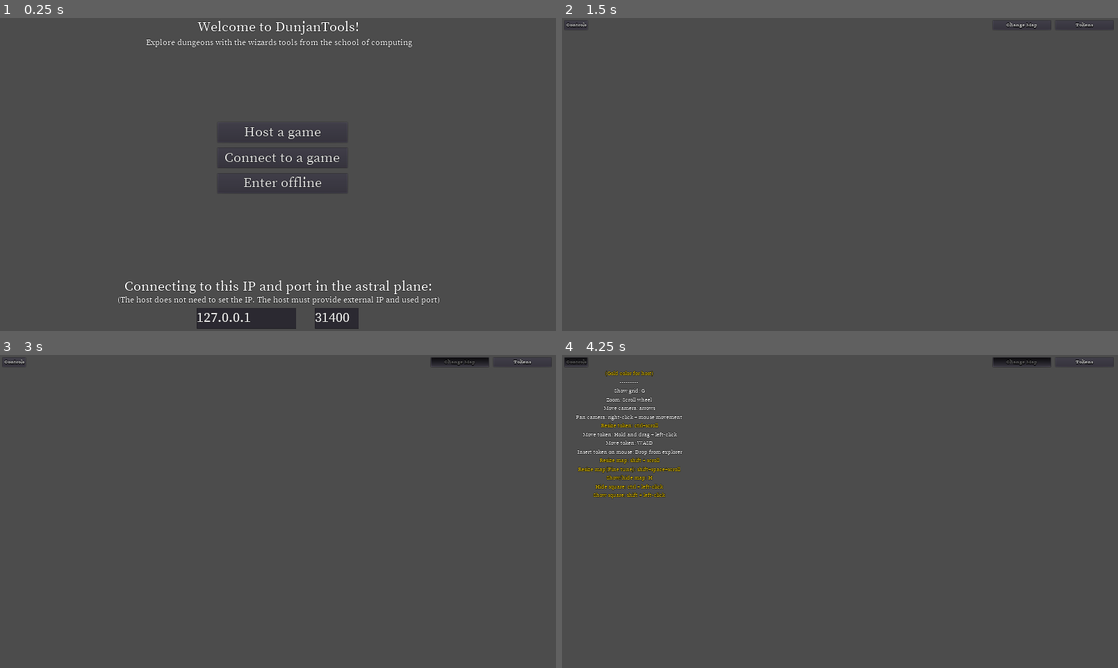
Above: before the commit, frames 1-4 (two rows, left to right).
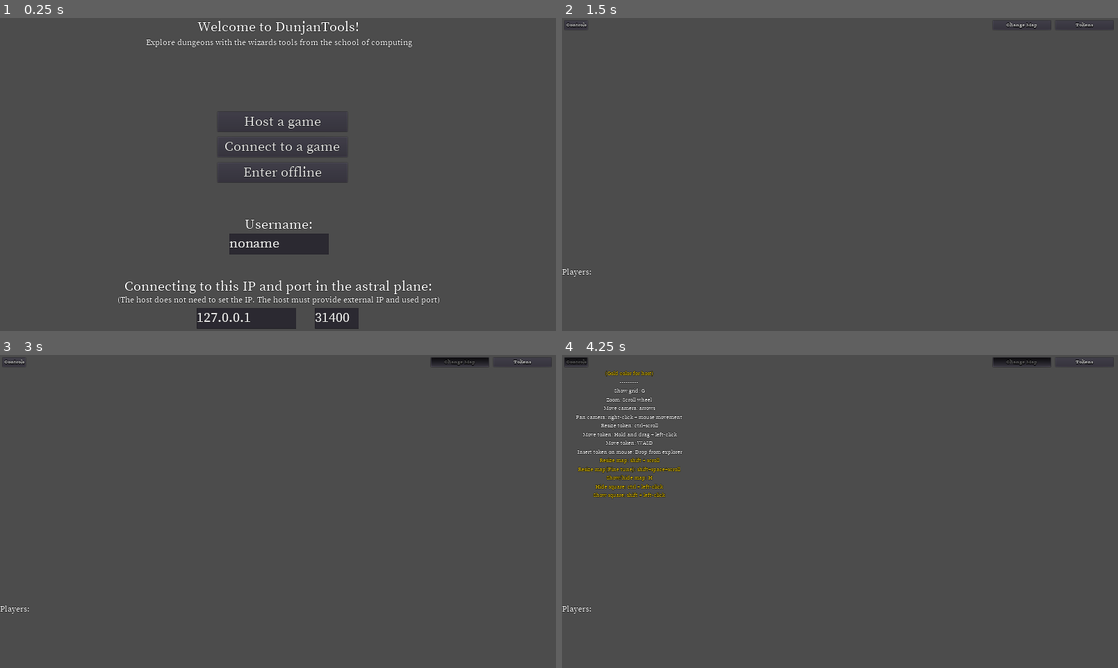
Above: after the commit, the same moments.

Repository: Vargdidan/DunjanTools
Game: Godot game, scene res://GUI/MainMenu.tscn
Two runs of this game, one before a commit and one after it. Both use one fixed random seed, a clock stepped at 60 frames per second and the inputs below.
Inputs:
- Up to frame 1 (0.25 s): no input
- Up to frame 2 (1.5 s): click "Host a game" at 0.5 s; click "Enter offline" at 1.25 s
- Up to frame 3 (3 s): click "Tokens" at 2 s; click "Change Map" at 2.75 s
- Up to frame 4 (4.25 s): click "Controls" at 3.5 s

The runs differ from the first frame. In frame 1, 2.6% of the frame differs, in the area x 40-62%, y 31-76%; in frame 2, less than 0.1%; in frame 3, less than 0.1%; in frame 4, 0.1%.

Commit message:
Major revision

Diff:
--- a/DunjanTools/GUI/Controls.tscn
+++ b/DunjanTools/GUI/Controls.tscn
@@ -112,7 +112,6 @@
 margin_right = 448.0
 margin_bottom = 206.0
 custom_fonts/font = ExtResource( 3 )
-custom_colors/font_color = Color( 0.862745, 0.72549, 0, 1 )
 text = "Resize token: ctrl+scroll"
 align = 1
 
--- a/DunjanTools/GUI/MainMenu.gd
+++ b/DunjanTools/GUI/MainMenu.gd
@@ -16,3 +16,7 @@
 
 func _on_Port_text_changed():
 	ClientVariables.port = int(get_node("UI/Port").get_text())
+
+
+func _on_Username_text_changed():
+	ClientVariables.username = get_node("UI/Username").get_text()
--- a/DunjanTools/GUI/MainMenu.tscn
+++ b/DunjanTools/GUI/MainMenu.tscn
@@ -14,6 +14,18 @@
 margin_bottom = 63.0
 custom_fonts/font = ExtResource( 1 )
 text = "Welcome to DunjanTools!"
+align = 1
+__meta__ = {
+"_edit_use_anchors_": false
+}
+
+[node name="Label5" type="Label" parent="UI"]
+margin_left = 1.67017
+margin_top = 681.434
+margin_right = 1921.67
+margin_bottom = 744.434
+custom_fonts/font = ExtResource( 1 )
+text = "Username:"
 align = 1
 __meta__ = {
 "_edit_use_anchors_": false
@@ -56,9 +68,9 @@
 anchor_right = 1.0
 anchor_bottom = 1.0
 margin_left = 752.0
-margin_top = 360.0
+margin_top = 323.0
 margin_right = -720.0
-margin_bottom = -651.0
+margin_bottom = -688.0
 custom_fonts/font = ExtResource( 1 )
 custom_colors/font_color_hover = Color( 0.862745, 0.72549, 0, 1 )
 text = "Host a game"
@@ -70,9 +82,9 @@
 anchor_right = 1.0
 anchor_bottom = 1.0
 margin_left = 752.0
-margin_top = 448.0
+margin_top = 411.0
 margin_right = -720.0
-margin_bottom = -563.0
+margin_bottom = -600.0
 custom_fonts/font = ExtResource( 1 )
 custom_colors/font_color_hover = Color( 0.862745, 0.72549, 0, 1 )
 text = "Connect to a game"
@@ -84,9 +96,9 @@
 anchor_right = 1.0
 anchor_bottom = 1.0
 margin_left = 752.0
-margin_top = 536.0
+margin_top = 499.0
 margin_right = -720.0
-margin_bottom = -475.0
+margin_bottom = -512.0
 custom_fonts/font = ExtResource( 1 )
 custom_colors/font_color_hover = Color( 0.862745, 0.72549, 0, 1 )
 text = "Enter offline"
@@ -106,6 +118,18 @@
 "_edit_use_anchors_": false
 }
 
+[node name="Username" type="TextEdit" parent="UI"]
+margin_left = 791.902
+margin_top = 744.462
+margin_right = 1135.9
+margin_bottom = 816.462
+custom_fonts/font = ExtResource( 1 )
+text = "noname"
+caret_blink = true
+__meta__ = {
+"_edit_use_anchors_": false
+}
+
 [node name="Port" type="TextEdit" parent="UI"]
 margin_left = 1088.0
 margin_top = 1000.0
@@ -119,4 +143,5 @@
 }
 [connection signal="pressed" from="UI/Offline" to="." method="_on_Offline_pressed"]
 [connection signal="text_changed" from="UI/IP" to="." method="_on_IP_text_changed"]
+[connection signal="text_changed" from="UI/Username" to="." method="_on_Username_text_changed"]
 [connection signal="text_changed" from="UI/Port" to="." method="_on_Port_text_changed"]
--- a/DunjanTools/Global/ClientVariables.gd
+++ b/DunjanTools/Global/ClientVariables.gd
@@ -10,3 +10,6 @@
 
 var ip_address = '127.0.0.1'
 var port = 31400
+var username = "noname"
+
+var connected_players = {}
--- a/DunjanTools/Global/Network.gd
+++ b/DunjanTools/Global/Network.gd
@@ -14,45 +14,48 @@
 
 
 func _player_connected(id):
+	if (get_tree().get_network_peer() != null && get_tree().is_network_server()):
+		rpc_id(id, "register_player", ClientVariables.inserted_tokens, ClientVariables.current_map, ClientVariables.connected_players)
+
+
+remote func register_player(tokens, map, players):
+	print(players)
 	var root = get_tree().get_root()
 	var current_scene = root.get_child(root.get_child_count() - 1)
-
-	for token in ClientVariables.inserted_tokens:
-		var array = ClientVariables.inserted_tokens.get(token)
-		var temp = current_scene.get_node("Tokens").get_node(token)
-		ClientVariables.inserted_tokens.get(token)[1] = temp.get_node("Sprite").get_global_position()
-
-	rpc_id(id, "register_player", ClientVariables.inserted_tokens, ClientVariables.current_map)
-
-remote func register_player(tokens, map):
-	var root = get_tree().get_root()
-	var current_scene = root.get_child(root.get_child_count() - 1)
-
 	current_scene.change_map(map)
 
 	for token in tokens:
 		var array = tokens.get(token)
-		current_scene.create_token(array[0], array[1])
+		current_scene.create_token(array[0], array[1], Vector2(0,0))
 
+	for player in players:
+		var array = players.get(player)
+		current_scene.add_player(array[0], array[1])
 
 func _player_disconnected(id):
-	pass # Erase player from info.
+	var root = get_tree().get_root()
+	var current_scene = root.get_child(root.get_child_count() - 1)
+	current_scene.rpc("remove_player", id)
 
+# Only called on clients, not server.
 func _connected_ok():
-	# Only called on clients, not server. Will go unused; not useful here.
 	Global.goto_scene("res://Session/Battlemap.tscn")
 
+# Server kicked us; show error and abort.
 func _server_disconnected():
 	Global.goto_scene("res://GUI/MainMenu.tscn")
-	pass # Server kicked us; show error and abort.
+	get_tree().network_peer = null
 
+ # Could not even connect to server; abort.
 func _connected_fail():
-	pass # Could not even connect to server; abort.
+	get_tree().network_peer = null
 
 func _on_Host_pressed():
-	var upnp = UPNP.new()
-	upnp.discover(2000, 2, "InternetGatewayDevice")
-	upnp.add_port_mapping(ClientVariables.port)
+	#var upnp = UPNP.new()
+	#var result_upnp = upnp.discover(2000, 2, "InternetGatewayDevice")
+	#if result_upnp == 0:
+	#	upnp.add_port_mapping(ClientVariables.port)
+
 	var peer = NetworkedMultiplayerENet.new()
 	var result = peer.create_server(ClientVariables.port, MAX_PLAYERS)
 	if (result == OK):
--- a/DunjanTools/Session/Battlemap.gd
+++ b/DunjanTools/Session/Battlemap.gd
@@ -1,51 +1,51 @@
 extends Node2D
 
-
 var token_scene = preload("res://Session/Token.tscn")
+onready var token_counter = 0
+onready var tokens = get_node("Tokens")
+onready var map = get_node("Map")
 
 func _ready():
 	Global.connect("changed_map", self, "_recieved_change_map")
 	get_tree().connect("files_dropped", self, "on_dropped")
+	rset_config("token_counter", MultiplayerAPI.RPC_MODE_REMOTESYNC)
+
+	if (get_tree().get_network_peer() != null):
+		get_node("UI/Players").set_visible(true)
+		var id = get_tree().get_network_unique_id()
+		rpc("add_player", id, ClientVariables.username)
 
 func _process(delta):
-	if (Input.is_action_pressed("insert")):
-		if (ClientVariables.selected_insert_token != null):
-			get_node("UI/InsertToken").set_visible(true)
-			get_node("UI/InsertToken").set_text("Insert: " + ClientVariables.selected_insert_token)
-			if (Input.is_action_just_pressed("ui_mouse_click")):
-				var position = get_global_mouse_position()
-				if (get_tree().get_network_peer() != null):
-					rpc("create_token", ClientVariables.selected_insert_token, position)
-				create_token( ClientVariables.selected_insert_token, position)
-	else:
-		get_node("UI/InsertToken").set_visible(false)
-
 	if (Input.is_action_just_pressed("delete")):
-		if (get_tree().get_network_peer() != null):
-			rpc("remove_token", ClientVariables.selected_token.name)
 		remove_token( ClientVariables.selected_token.name)
 
 	if ((get_tree().get_network_peer() != null) && !get_tree().is_network_server()):
 		get_node("UI/MapList").set_visible(false)
 
-remote func create_token(token_name, position):
+	if ((get_tree().get_network_peer() != null) && get_tree().is_network_server()):
+			rset("token_counter", token_counter)
+
+remotesync func create_token(token_name, token_file, position):
 	var token = token_scene.instance()
-	get_node("Tokens").add_child(token)
-	token.get_node("Sprite").initialize(token_name, position)
-	ClientVariables.inserted_tokens[token.name] = [token_name, position]
+	token.set_name(token_name)
+	tokens.add_child(token)
+	token.get_node("Sprite").initialize(token_file, position)
+
+	ClientVariables.inserted_tokens[token_counter] = [token_name, token_file]
+	token_counter += 1
 
 
-remote func remove_token(token_name):
-	var temp = get_node("Tokens").get_node(token_name)
-	ClientVariables.inserted_tokens.erase(token_name)
+remotesync func remove_token(token_name):
+	var temp = tokens.get_node(token_name)
 	temp.queue_free()
 
 func _recieved_change_map():
 	if (get_tree().get_network_peer() != null):
 		rpc("change_map", ClientVariables.current_map)
-	change_map(ClientVariables.current_map)
+	else:
+		change_map(ClientVariables.current_map)
 
-remote func change_map(map):
+remotesync func change_map(map):
 	get_node("Map").initialize(map)
 
 
@@ -54,6 +54,28 @@
 	var pos = file_path.rfindn("Tokens\\")
 	var file = file_path.right(pos+7)
 	var position = get_global_mouse_position()
+
+	var name = file.split(".")[0]
+	var index = name.rfindn("\\")
+	if (index != -1):
+		name = name.right(index+1)
+
+	name = name + "_" + String(token_counter)
 	if (get_tree().get_network_peer() != null):
-		rpc("create_token", file, position)
-	create_token( file, position)
+		rpc("create_token", name, file, position)
+	else:
+		create_token(name, file, position)
+
+
+remotesync func add_player(id, name):
+	var player = Label.new()
+	player.set_name(String(id))
+	player.set_text(name)
+	player.add_font_override("font", load("res://Assets/Fonts/DefaultFont.tres"))
+	get_node("UI/Players").add_child(player)
+	ClientVariables.connected_players[id] = [id, name]
+
+
+remotesync func remove_player(id):
+	ClientVariables.connected_players.erase(id)
+	get_node("UI/Players").get_node(String(id)).queue_free()
--- a/DunjanTools/Session/Battlemap.tscn
+++ b/DunjanTools/Session/Battlemap.tscn
@@ -9,6 +9,7 @@
 [ext_resource path="res://Assets/Fonts/DefaultFont.tres" type="DynamicFont" id=7]
 [ext_resource path="res://GUI/MapList.tscn" type="PackedScene" id=8]
 [ext_resource path="res://GUI/Controls.tscn" type="PackedScene" id=9]
+[ext_resource path="res://Assets/Fonts/MenuSize.tres" type="DynamicFont" id=10]
 
 [sub_resource type="TileSet" id=1]
 0/name = "Fog.png 0"
@@ -76,6 +77,21 @@
 margin_right = -1016.0
 margin_bottom = -592.0
 
+[node name="Players" type="VBoxContainer" parent="UI"]
+margin_left = -1.0
+margin_top = 858.0
+margin_right = 233.0
+margin_bottom = 1077.0
+__meta__ = {
+"_edit_use_anchors_": false
+}
+
+[node name="Label" type="Label" parent="UI/Players"]
+margin_right = 234.0
+margin_bottom = 39.0
+custom_fonts/font = ExtResource( 10 )
+text = "Players:"
+
 [node name="Map" type="Sprite" parent="."]
 centered = false
 script = ExtResource( 6 )
--- a/DunjanTools/Session/Map.gd
+++ b/DunjanTools/Session/Map.gd
@@ -38,4 +38,4 @@
 		scale = Vector2(scale_x, scale_y)
 
 	if (get_tree().get_network_peer() != null):
-		rset_unreliable("scale", scale)
+		rset("scale", scale)
--- a/DunjanTools/Session/Token.gd
+++ b/DunjanTools/Session/Token.gd
@@ -12,23 +12,18 @@
 	if loaded == OK:
 		texture = ImageTexture.new()
 		texture.create_from_image(image, 0)
-		set_default_size()
-		var target_pos = postion
-		var current_size_x=get_rect().size.x*scale.x
-		var current_size_y=get_rect().size.y*scale.y
-		target_pos.x = stepify(target_pos.x-current_size_x/2, tile_size)
-		target_pos.y = stepify(target_pos.y-current_size_y/2, tile_size)
-		target_position = target_pos
-		global_position = target_position
-
-		var name = get_parent().name
-		var pos = name.rfindn("@")
-		if (pos != -1):
-			var right = name.right(pos+2)
-			var number = 1 + int(right)
-			token_name.set_text(String(number))
-		else:
-			token_name.set_text("0")
+		token_name.set_text(get_parent().name)
+		if ((get_tree().get_network_peer() == null) || get_tree().is_network_server()):
+			set_default_size()
+			var target_pos = postion
+			var current_size_x=get_rect().size.x*scale.x
+			var current_size_y=get_rect().size.y*scale.y
+			target_pos.x = stepify(target_pos.x-current_size_x/2, tile_size)
+			target_pos.y = stepify(target_pos.y-current_size_y/2, tile_size)
+			target_position = target_pos
+			global_position = target_position
+		elif (get_tree().get_network_peer() != null) && !get_tree().is_network_server():
+			rpc("request_position_scale")
 
 
 func _process(delta):
@@ -51,8 +46,6 @@
 	global_position = lerp(global_position, target_position, 0.2)
 	token_name.set_global_position(global_position)
 
-	if ((get_tree().get_network_peer() != null) && get_tree().is_network_server()):
-			rset_unreliable("scale", scale)
 
 
 func check_selection():
@@ -62,14 +55,22 @@
 
 
 func move():
-	var LEFT = Input.is_action_just_pressed("ui_move_left")
-	var RIGHT = Input.is_action_just_pressed("ui_move_right")
-	var UP = Input.is_action_just_pressed("ui_move_up")
-	var DOWN = Input.is_action_just_pressed("ui_move_down")
-	target_position.x += (-int(LEFT) + int(RIGHT))*64
-	target_position.y += (-int(UP) + int(DOWN))*64
-	if (get_tree().get_network_peer() != null):
-			rset_unreliable("target_position", target_position)
+	if (Input.is_action_just_pressed("ui_move_left") ||
+		Input.is_action_just_pressed("ui_move_right") ||
+		Input.is_action_just_pressed("ui_move_up") ||
+		Input.is_action_just_pressed("ui_move_down")):
+			var LEFT = Input.is_action_just_pressed("ui_move_left")
+			var RIGHT = Input.is_action_just_pressed("ui_move_right")
+			var UP = Input.is_action_just_pressed("ui_move_up")
+			var DOWN = Input.is_action_just_pressed("ui_move_down")
+			if (get_tree().get_network_peer() != null):
+				var pos = Vector2(target_position.x, target_position.y)
+				pos.x += (-int(LEFT) + int(RIGHT))*64
+				pos.y += (-int(UP) + int(DOWN))*64
+				rpc("request_movement", pos)
+			else:
+				target_position.x += (-int(LEFT) + int(RIGHT))*64
+				target_position.y += (-int(UP) + int(DOWN))*64
 
 
 func move_mouse():
@@ -80,8 +81,11 @@
 			target_pos.x = stepify(target_pos.x-current_size_x/2, tile_size)
 			target_pos.y = stepify(target_pos.y-current_size_y/2, tile_size)
 			target_position = target_pos
+
 			if (get_tree().get_network_peer() != null):
-				rset_unreliable("target_position", target_position)
+				rpc("request_movement", target_pos)
+			else:
+				target_position = target_pos
 
 
 func resize():
@@ -89,7 +93,12 @@
 		var current_size_x=get_rect().size.x*scale.x
 		var current_size_y=get_rect().size.y*scale.y
 		var sizeto=Vector2(current_size_x+tile_size, current_size_y+tile_size)
-		scale = sizeto/get_rect().size
+		var _scale = sizeto/get_rect().size
+
+		if (get_tree().get_network_peer() != null):
+			rpc("request_scale", _scale)
+		else:
+			scale = _scale
 
 
 	if (Input.is_action_just_released("ui_scroll_down") && Input.is_action_pressed("ui_control")):
@@ -97,10 +106,31 @@
 		var current_size_y=get_rect().size.y*scale.y
 		var sizeto=Vector2(current_size_x-tile_size, current_size_y-tile_size)
 		if (sizeto.x > tile_size/2):
-			scale = sizeto/get_rect().size
+			var _scale = sizeto/get_rect().size
+			if (get_tree().get_network_peer() != null):
+				rpc("request_scale", _scale)
+			else:
+				scale = _scale
 
 
 
 func set_default_size():
 	var sizeto=Vector2(tile_size, tile_size)
 	scale = sizeto/get_rect().size
+
+remotesync func request_movement(pos):
+	if get_tree().is_network_server():
+		rset("target_position", pos)
+		target_position = pos
+
+
+remotesync func request_scale(_scale):
+	if get_tree().is_network_server():
+		rset("scale", _scale)
+		scale = _scale
+
+
+remote func request_position_scale():
+	if get_tree().is_network_server():
+		rset("scale", scale)
+		rset("target_position", target_position)
--- a/DunjanTools/Session/Token.tscn
+++ b/DunjanTools/Session/Token.tscn
@@ -16,9 +16,10 @@
 follow_viewport_enable = true
 
 [node name="token_name" type="Label" parent="UI"]
-visible = false
+margin_top = -16.0
 margin_right = 40.0
-margin_bottom = 26.0
+margin_bottom = 10.0
+rect_scale = Vector2( 0.6, 0.6 )
 size_flags_horizontal = 3
 size_flags_vertical = 6
 custom_fonts/font = ExtResource( 3 )
Not shown: 1 places in DunjanTools/Session/Battlemap.tscn that only renumber resources
Not shown, added: DunjanTools/export_presets.cfg
